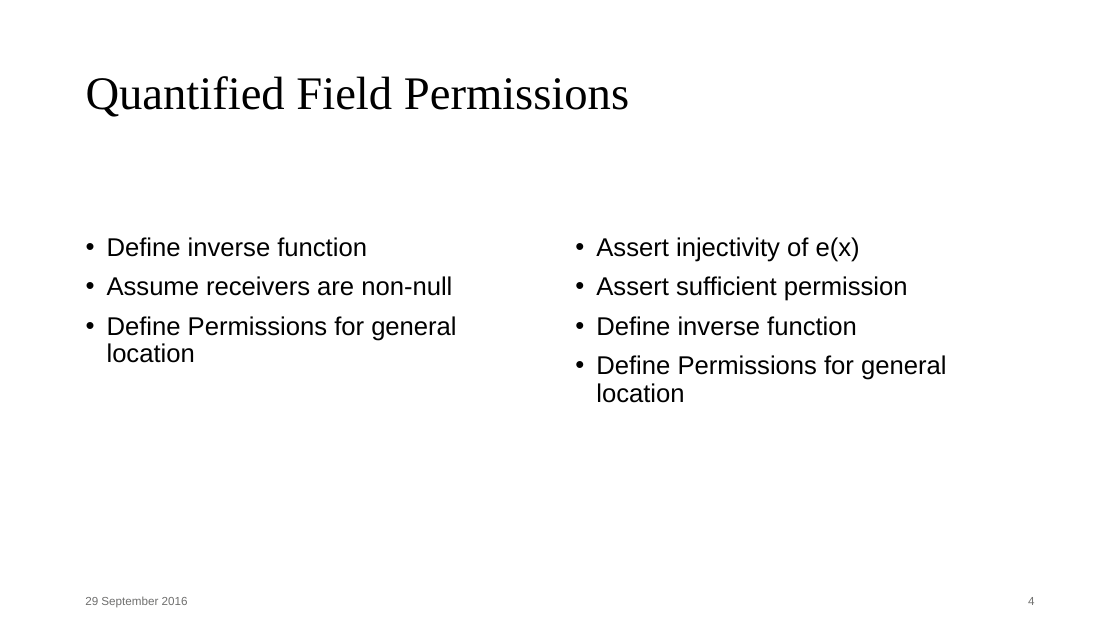
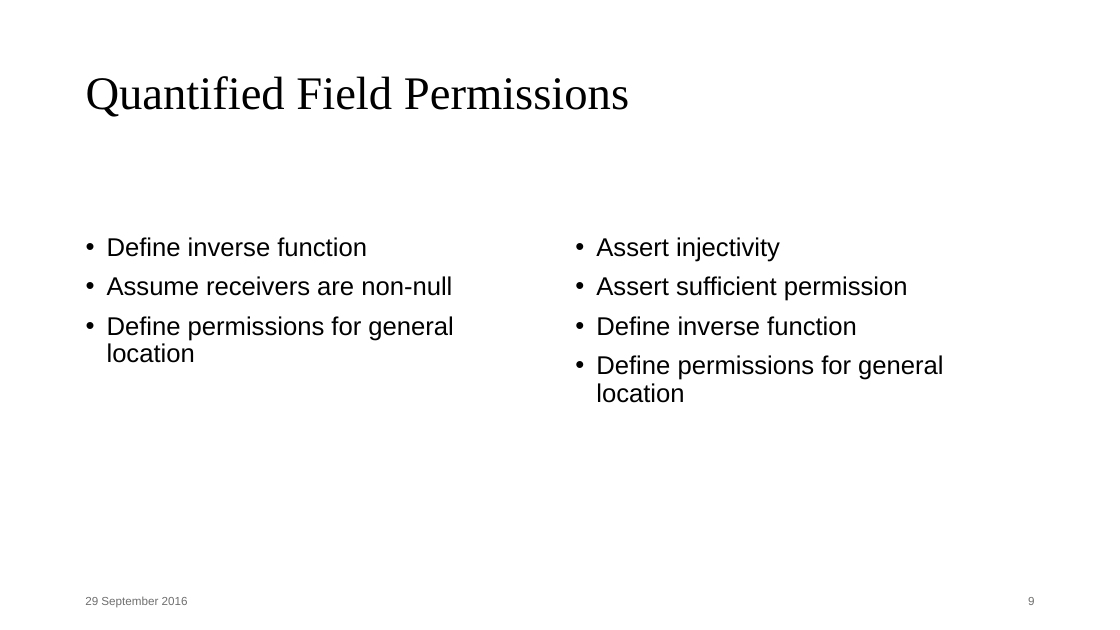
Before and after one commit to Aimenel/MT, a slide deck: slide 9 of presentations/Final Presentation/Final.pptx (slide 4 before the commit). Drawn at 1120x630 pixels with LibreOffice and Linux fonts; fonts in the diff are those of the drawing; grey boxes stand for pictures. Boxes give left, top, right and bottom in pixels: in the first picture for what was removed or moved away, otherwise in the second. Text is boxed around its words. In the diff, an @@ line names an element or a change of style, - is before the commit and + after.

Commit message:
presentation

```diff
--- a/presentations/Final Presentation/Final.pptx
+++ b/presentations/Final Presentation/Final.pptx
@@ text at (596,237,780,262): text changed @@
-• Assert injectivity of e(x)
+• Assert injectivity
@@ text at (107,316,453,363): text changed @@
-• Define Permissions for general location
+• Define permissions for general location
@@ text at (596,355,943,403): text changed @@
-• Define Permissions for general location
+• Define permissions for general location
@@ page number at (1028,597,1034,605): text changed @@
-4
+9
```
Also in this commit, not shown: 12 other slides changed, 12 slides added.
